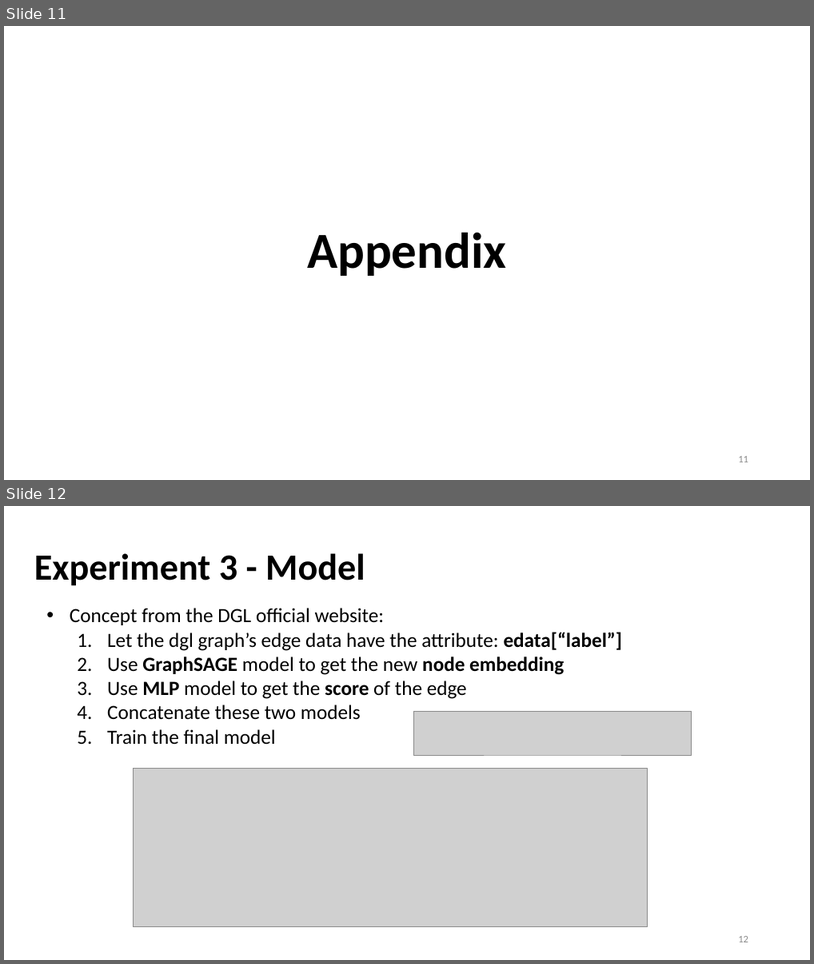
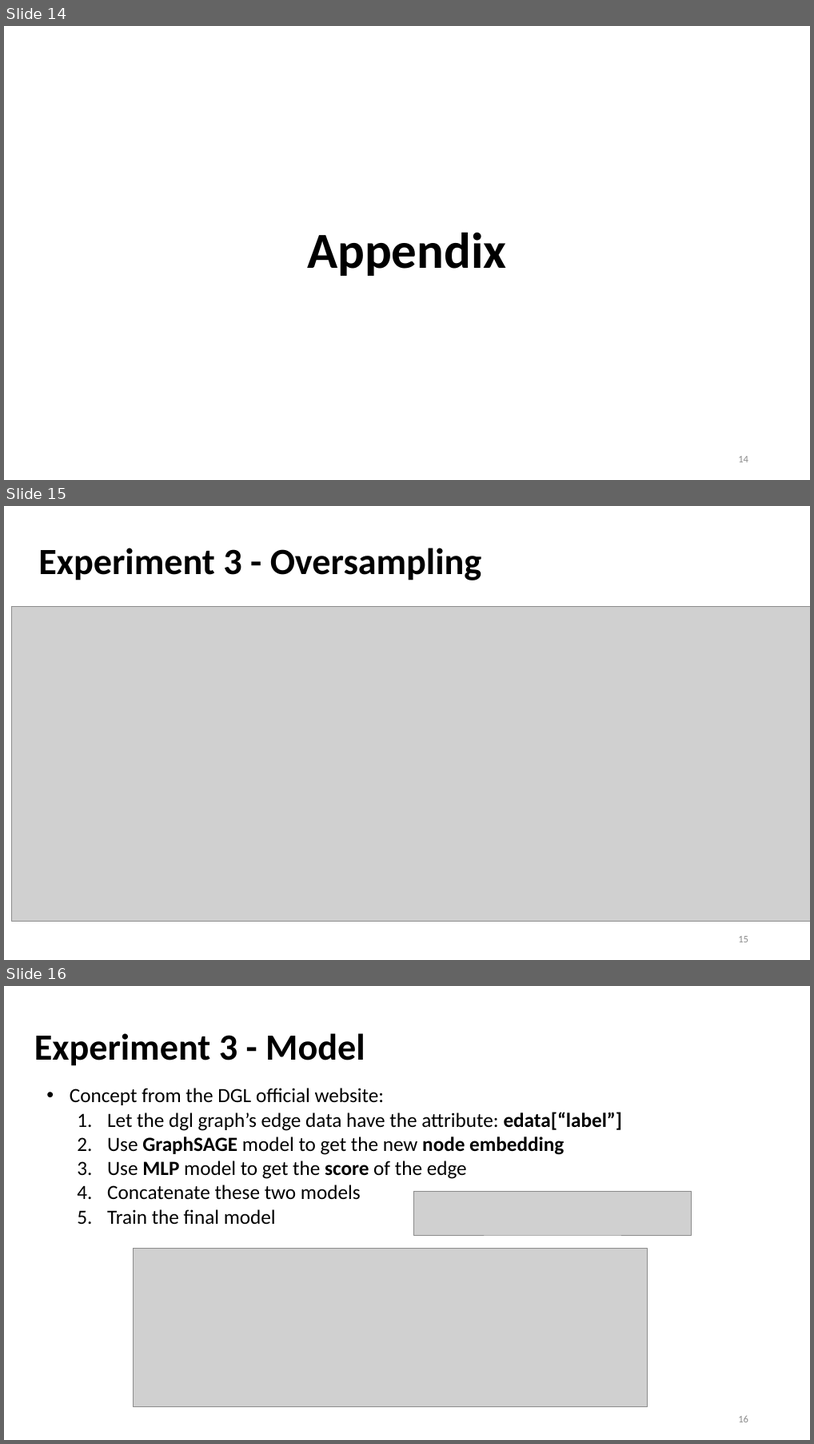
Before and after one commit to Bai1026/Intern-IIS, a slide deck: Meeting/Presentation_1027.pptx. Shown one above the other, each under a label of ours: slides 11 and 12 before the commit, slides 14, 15 and 16 after it. The pictures are 814x964 and 814x1444 pixels, drawn with LibreOffice and Linux fonts; fonts in the diff are those of the drawing; grey boxes stand for pictures. Boxes give left, top, right and bottom in pixels: in the first picture for what was removed or moved away, otherwise in the second. Text is boxed around its words. In the diff, an @@ line names an element or a change of style, - is before the commit and + after.

```diff
--- a/Meeting/Presentation_1027.pptx
+++ b/Meeting/Presentation_1027.pptx
@@ slide 15 added at [4, 506, 810, 960], background #FFFFFF @@
@@ title added at [38, 548, 482, 580], 44 pt, text #000000, bold @@
+Experiment 3 - Oversampling
@@ picture added at [12, 607, 810, 920] @@
@@ page number added at [738, 936, 749, 942], 12 pt, text #8C8C8C @@
+15
@@ what was slide 11 is now slide 14 @@
@@ page number at [738, 456, 749, 462]: text changed @@
-11
+14
@@ what was slide 12 is now slide 16 @@
@@ page number at [738, 1415, 749, 1422]: text changed @@
-12
+16
```
Also in this commit, not shown: 1 slide changed, 3 other slides added, 22 other files.
